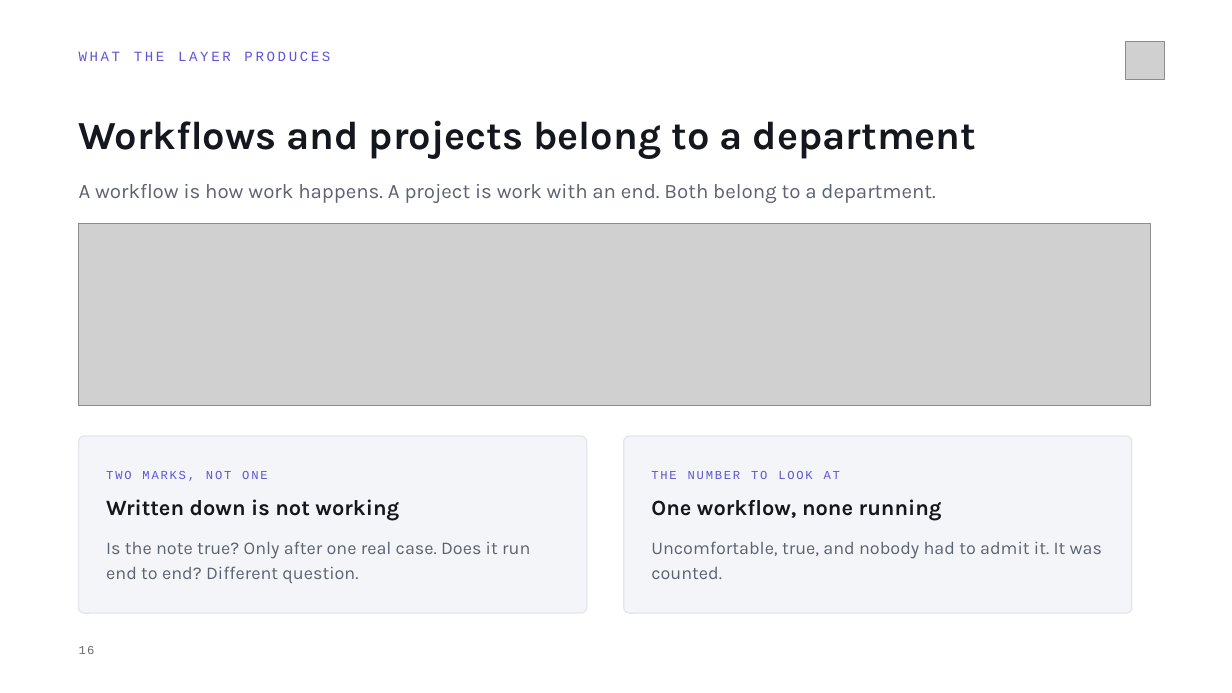
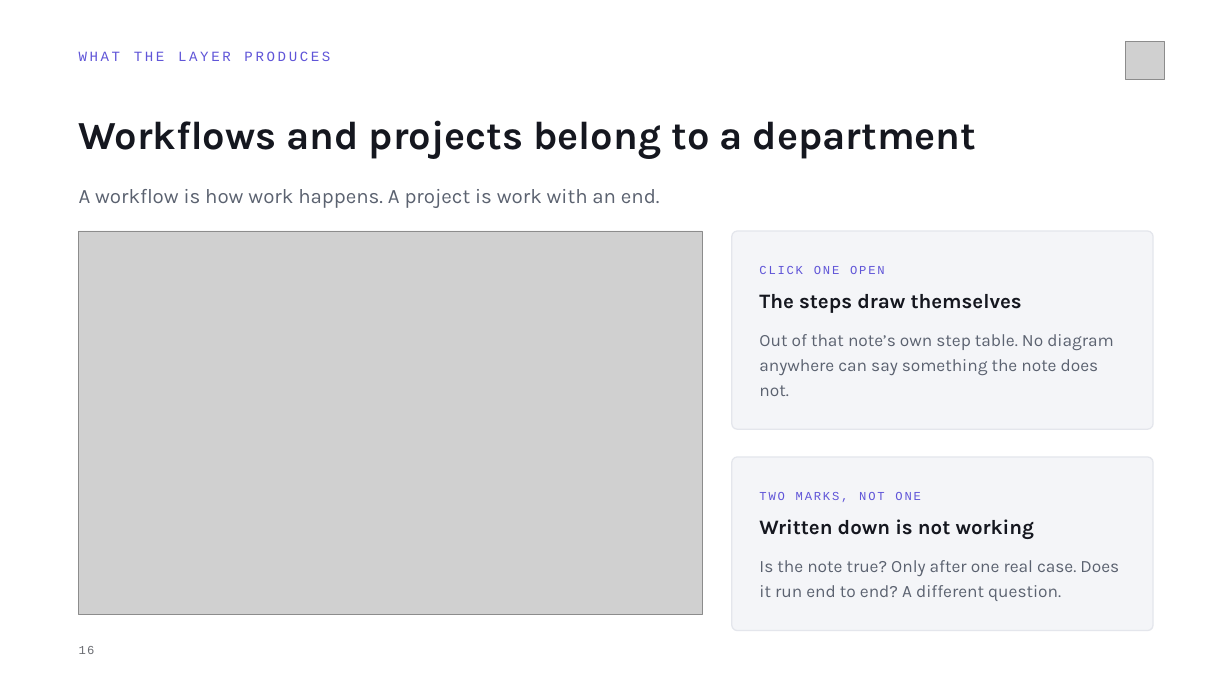
Before and after one commit to MeshPro-iPaaS/ai-ops-framework, a slide deck: slide 16 of docs/Personal AI Assistant — Installation.pptx. Drawn at 1232x693 pixels with LibreOffice and Linux fonts; fonts in the diff are those of the drawing; grey boxes stand for pictures. Boxes give left, top, right and bottom in pixels: in the first picture for what was removed or moved away, otherwise in the second. Text is boxed around its words. In the diff, an @@ line names an element or a change of style, - is before the commit and + after.

```diff
--- a/docs/Personal AI Assistant — Installation.pptx
+++ b/docs/Personal AI Assistant — Installation.pptx
@@ text at (79, 189, 660, 208): text changed @@
-A workflow is how work happens. A project is work with an end. Both belong to a department.
+A workflow is how work happens. A project is work with an end.
@@ picture: place and size @@
-picture at (79, 224, 1151, 406)
+picture at (79, 231, 702, 615)
@@ rounded rectangle at (732, 231, 1153, 430): proportions changed @@
@@ rounded rectangle: place and size @@
-rounded rectangle at (79, 436, 587, 614)
+rounded rectangle at (732, 231, 1153, 430)
@@ text added at (759, 266, 885, 274), 9.5 pt, text #6055D8 @@
+CLICK ONE OPEN
@@ text added at (759, 294, 1022, 313), 16 pt, text #15171F, bold @@
+The steps draw themselves
@@ text added at (759, 334, 1113, 396), 13.5 pt, text #5B6270 @@
+Out of that note’s own step table. No diagram anywhere can say something the note does not.
@@ text removed at (651, 471, 840, 479) @@
-THE NUMBER TO LOOK AT
@@ rounded rectangle: place and size @@
-rounded rectangle at (624, 436, 1132, 614)
+rounded rectangle at (732, 457, 1153, 631)
@@ rounded rectangle at (732, 457, 1153, 631): proportions changed @@
@@ text removed at (651, 499, 942, 521) @@
-One workflow, none running
@@ text "TWO MARKS, NOT ONE": place and size @@
-text "TWO MARKS, NOT ONE" at (106, 471, 267, 481)
+text "TWO MARKS, NOT ONE" at (759, 492, 920, 502)
@@ text "Written down is not working": place and size @@
-text "Written down is not working" at (106, 499, 399, 521)
+text "Written down is not working" at (759, 519, 1035, 539)
@@ text "Written down is not working" at (759, 519, 1035, 539): size 17 to 16 pt; line spacing 20.4pt to 19.2pt @@
@@ text removed at (651, 541, 1102, 579) @@
-Uncomfortable, true, and nobody had to admit it. It was counted.
@@ text at (759, 560, 1119, 601): text changed; size 14 to 13.5 pt @@
-Is the note true? Only after one real case. Does it run end to end? Different question.
+Is the note true? Only after one real case. Does it run end to end? A different question.
```
Also in this commit, not shown: 4 other slides changed, 8 other files.
